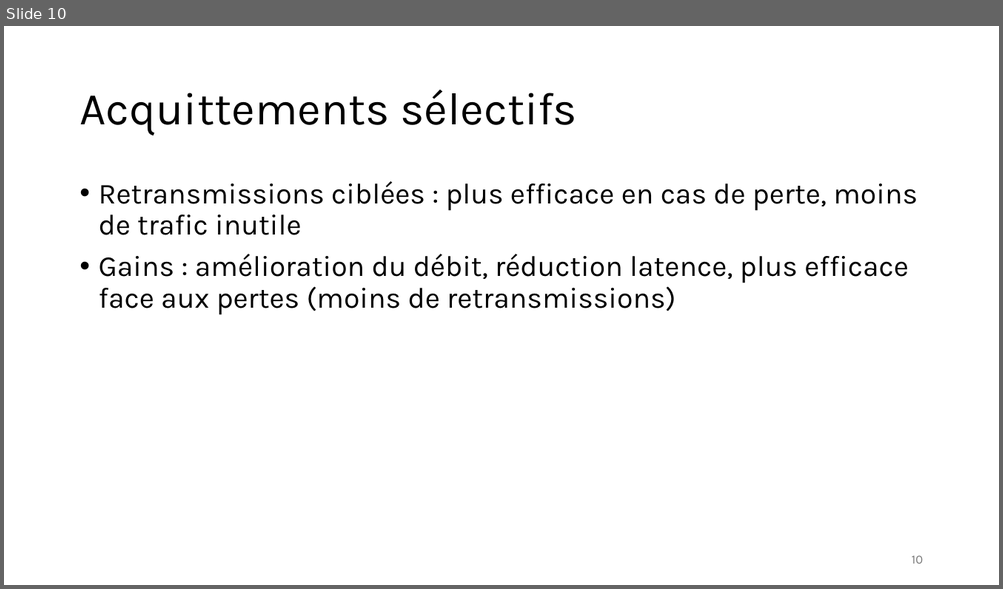
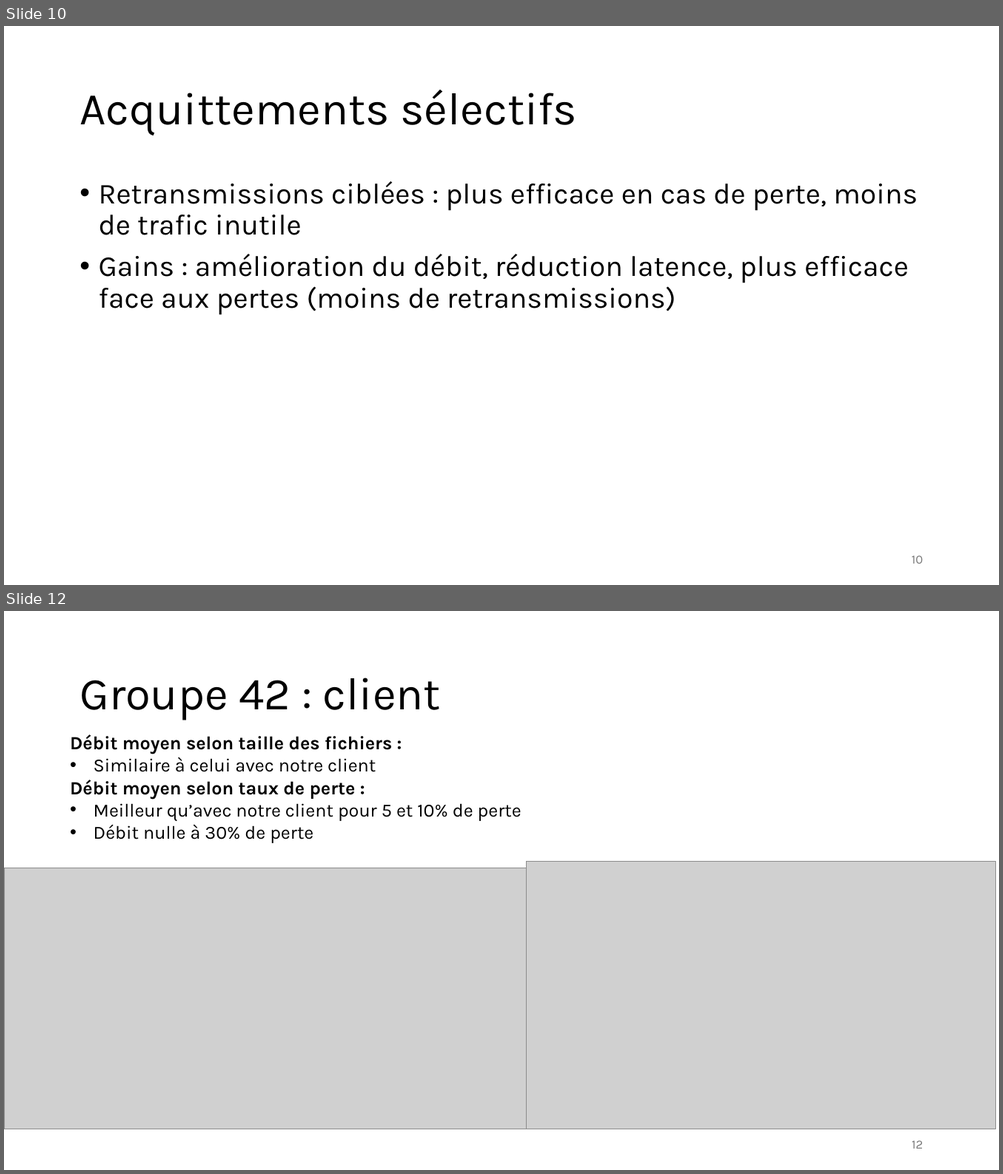
Before and after one commit to Tidyresonnance8/SRTP-Transport-Protocol, a slide deck: Rapport_projet_SRTP.pptx. Shown one above the other, each under a label of ours: slide 10 before the commit, slides 10 and 12 after it; the slides between them are not shown. The pictures are 1003x589 and 1003x1174 pixels, drawn with LibreOffice and Linux fonts; fonts in the diff are those of the drawing; grey boxes stand for pictures. Boxes give left, top, right and bottom in pixels: in the first picture for what was removed or moved away, otherwise in the second. Text is boxed around its words. In the diff, an @@ line names an element or a change of style, - is before the commit and + after.

```diff
--- a/Rapport_projet_SRTP.pptx
+++ b/Rapport_projet_SRTP.pptx
@@ slide 12 added at (4, 611, 999, 1170), background #FFFFFF @@
@@ title added at (79, 678, 441, 721), 44 pt, text #000000 @@
+Groupe 42 : client
@@ text added at (70, 735, 521, 843), 18 pt, text #000000 @@
+Débit moyen selon taille des fichiers :
+• Similaire à celui avec notre client
+Débit moyen selon taux de perte :
+• Meilleur qu’avec notre client pour 5 et 10% de perte
+• Débit nulle à 30% de perte
@@ picture added at (4, 869, 526, 1130) @@
@@ picture added at (526, 862, 995, 1130) @@
@@ page number added at (911, 1141, 922, 1149), 12 pt, text #797979 @@
+12
```
Also in this commit, not shown: 3 slides changed, 5 other slides added, 1 slide removed.
